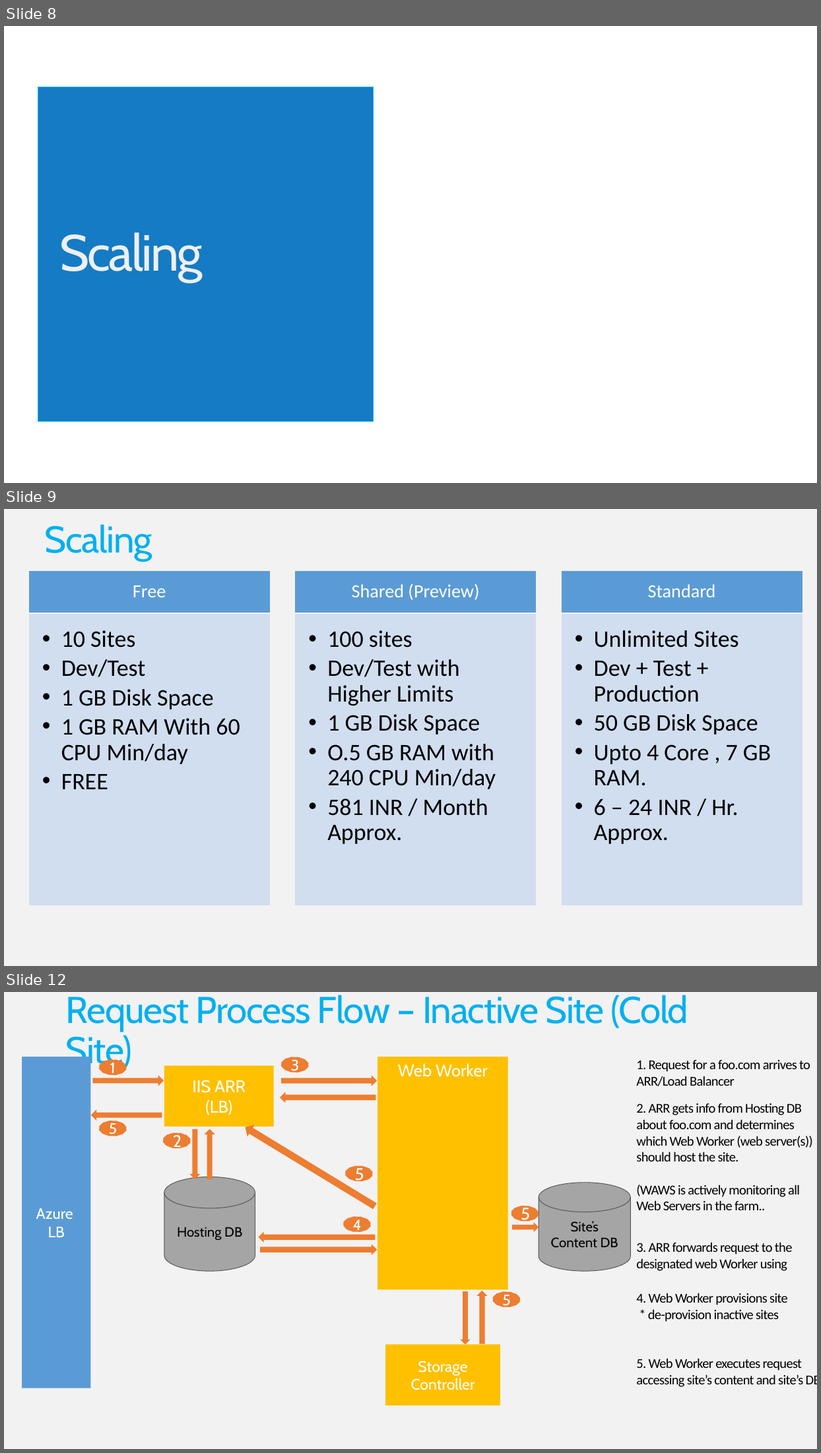
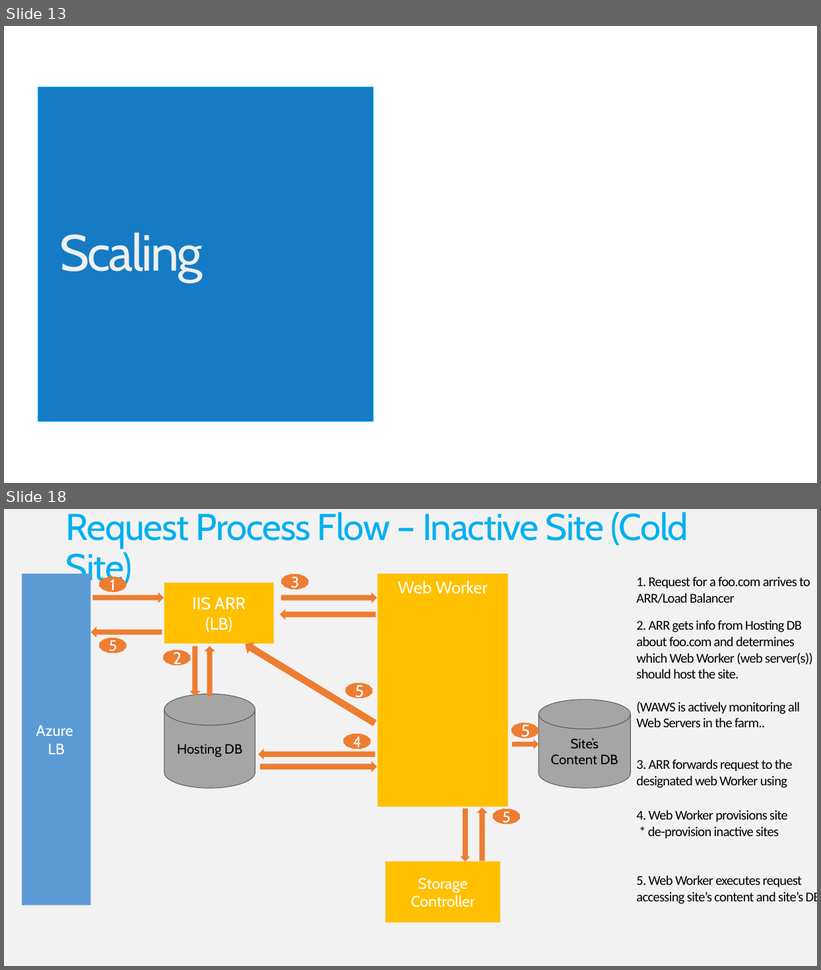
Before and after one commit to FutureUnleashed/OSS, a slide deck: PHP/Future Unleashed_PHPWebApp.pptx. Shown one above the other, each under a label of ours: slides 8, 9 and 12 before the commit, slides 13 and 18 after it; the slides between them are not shown. The pictures are 821x1453 and 821x970 pixels, drawn with LibreOffice and Linux fonts; fonts in the diff are those of the drawing; background and template pictures are left out. Boxes give left, top, right and bottom in pixels: in the first picture for what was removed or moved away, otherwise in the second. Text is boxed around its words. In the diff, an @@ line names an element or a change of style, - is before the commit and + after.

```diff
--- a/PHP/Future Unleashed_PHPWebApp.pptx
+++ b/PHP/Future Unleashed_PHPWebApp.pptx
@@ slide 9 removed at box(4, 509, 817, 966), background picture (left out); not listed: 1 template element that a slide beside it also shows @@
@@ title removed at box(45, 524, 152, 561) @@
-Scaling
@@ rectangle removed at box(30, 572, 269, 612) @@
@@ text removed at box(133, 586, 166, 597) @@
-Free
@@ rectangle removed at box(296, 572, 535, 612) @@
@@ text removed at box(352, 584, 479, 600) @@
-Shared (Preview)
@@ rectangle removed at box(562, 572, 802, 612) @@
@@ text removed at box(648, 584, 716, 597) @@
-Standard
@@ rectangle removed at box(30, 614, 269, 906) @@
@@ rectangle removed at box(296, 614, 535, 906) @@
@@ rectangle removed at box(562, 614, 802, 906) @@
@@ text removed at box(61, 630, 240, 789) @@
-  •• 10 Sites
-  •• Dev/Test
-  •• 1 GB Disk Space
-  •• 1 GB RAM With 60 CPU Min/day
-  •• FREE
@@ text removed at box(327, 630, 496, 844) @@
-  •• 100 sites
-  •• Dev/Test with Higher Limits
-  •• 1 GB Disk Space
-  •• O.5 GB RAM with 240 CPU Min/day
-  •• 581 INR / Month Approx.
@@ text removed at box(594, 630, 771, 844) @@
-  •• Unlimited Sites
-  •• Dev + Test + Production
-  •• 50 GB Disk Space
-  •• Upto 4 Core , 7 GB RAM.
-  •• 6 – 24 INR / Hr. Approx.
@@ what was slide 8 is now slide 13 @@
@@ what was slide 12 is now slide 18 @@
```
Also in this commit, not shown: 8 slides changed, 8 slides added, 1 other slide removed, 1 other file.
